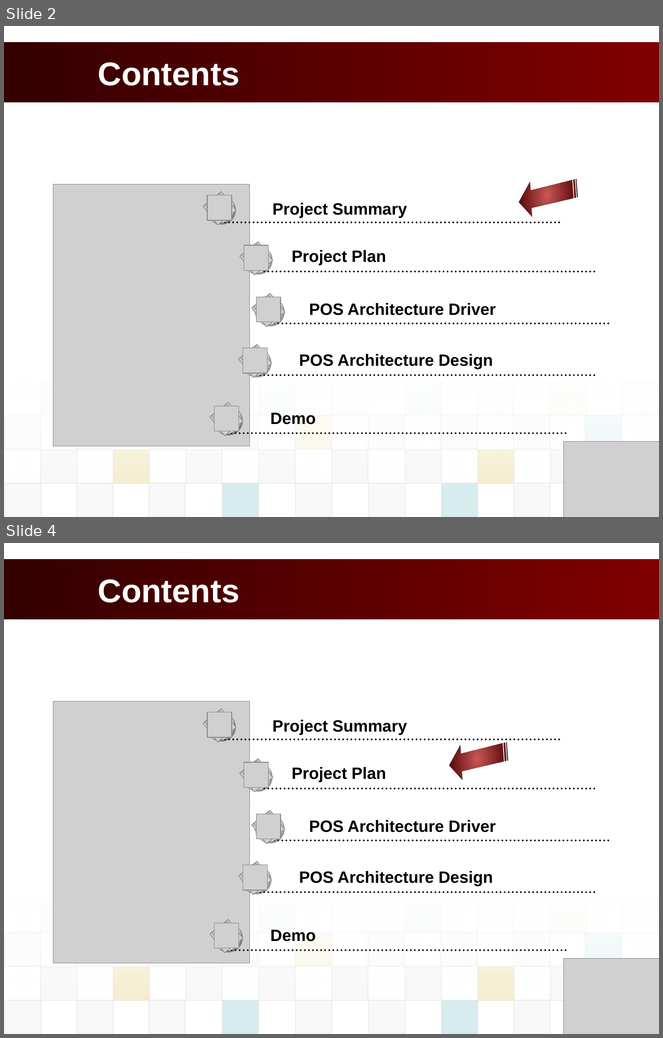
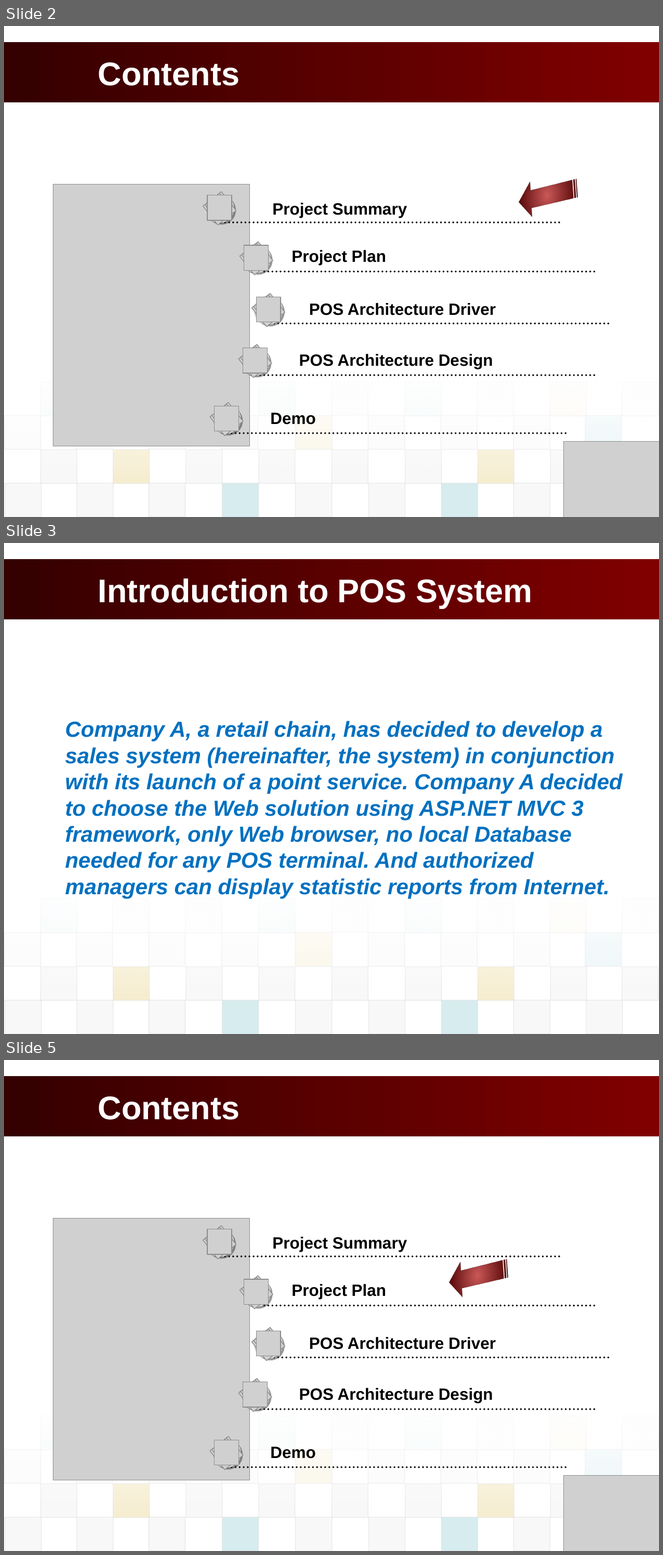
Before and after one commit to vucongthuc/hit-team-2012, a slide deck: Architect and Design/Final Project/K15T2_Team2_FinalProject/POS_Presentation/POS_PresentationSlide.pptx. Shown one above the other, each under a label of ours: slides 2 and 4 before the commit, slides 2, 3 and 5 after it; the slides between them are not shown. The pictures are 663x1038 and 663x1555 pixels, drawn with LibreOffice and Linux fonts; fonts in the diff are those of the drawing; grey boxes stand for pictures; background and template pictures are left out. Boxes give left, top, right and bottom in pixels: in the first picture for what was removed or moved away, otherwise in the second. Text is boxed around its words. In the diff, an @@ line names an element or a change of style, - is before the commit and + after.

```diff
--- a/Architect and Design/Final Project/K15T2_Team2_FinalProject/POS_Presentation/POS_PresentationSlide.pptx
+++ b/Architect and Design/Final Project/K15T2_Team2_FinalProject/POS_Presentation/POS_PresentationSlide.pptx
@@ slide 3 added at box(4, 543, 659, 1034), background #FFFFFF; not listed: 34 template elements that a slide beside it also shows @@
@@ title added at box(98, 578, 532, 608), 36 pt, text #FFFFFF, bold @@
+Introduction to POS System
@@ text added at box(65, 721, 623, 899), 24 pt, text #0070C0, bold, italic @@
+Company A, a retail chain, has decided to develop a sales system (hereinafter, the system) in conjunction with its launch of a point service. Company A decided to choose the Web solution using ASP.NET MVC 3 framework, only Web browser, no local Database needed for any POS terminal. And authorized managers can display statistic reports from Internet.
@@ rectangle added at box(113, 899, 150, 934), fill #EAEAEA at 5% opacity, outline #DDDDDD 0.75 pt @@
@@ rectangle added at box(185, 899, 222, 934), fill #EAEAEA at 5% opacity, outline #DDDDDD 0.75 pt @@
@@ rectangle added at box(622, 967, 658, 1000), fill #DDDDDD at 20% opacity, outline #DDDDDD 0.75 pt @@
@@ rectangle added at box(586, 1000, 622, 1034), fill #DDDDDD at 20% opacity, outline #DDDDDD 0.75 pt @@
@@ what was slide 4 is now slide 5 @@
```
Also in this commit, not shown: 3 slides changed, 3 other slides added, 1 slide removed, 6 other files.
